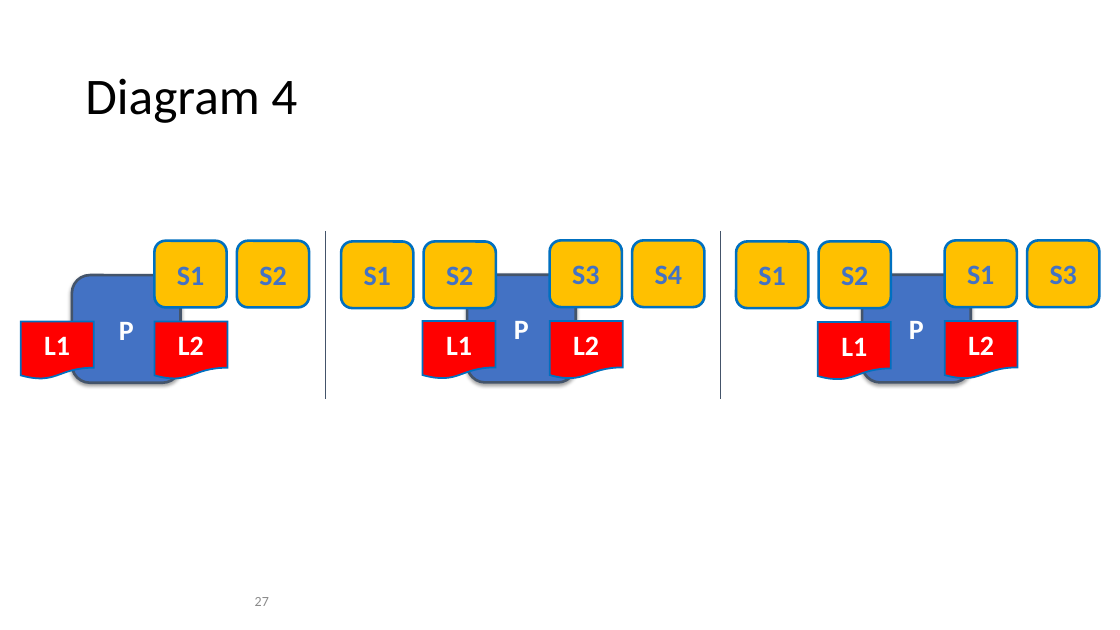
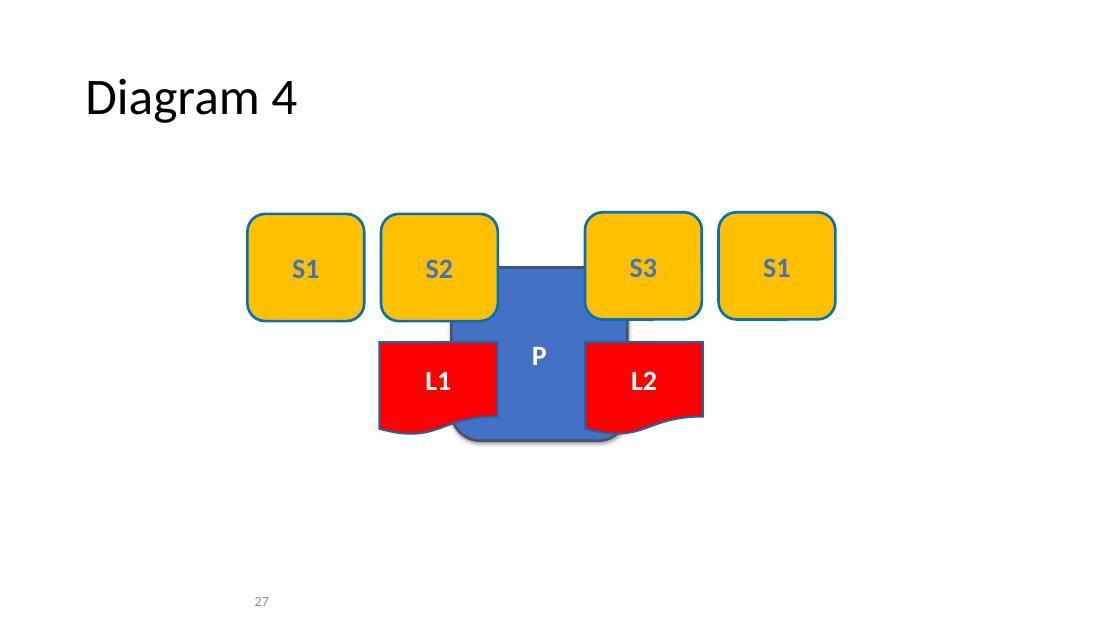
Before and after one commit to FabricTOC/FabricTOC, a slide deck: slide 27 of docs/OtherSourceMaterial/Diagrams.pptx. Drawn at 1120x630 pixels with LibreOffice and Linux fonts; fonts in the diff are those of the drawing. Boxes give left, top, right and bottom in pixels: in the first picture for what was removed or moved away, otherwise in the second. Text is boxed around its words. In the diff, an @@ line names an element or a change of style, - is before the commit and + after.

```diff
--- a/docs/OtherSourceMaterial/Diagrams.pptx
+++ b/docs/OtherSourceMaterial/Diagrams.pptx
@@ rounded rectangle "S1": place and size @@
-rounded rectangle "S1" at bbox=[341, 241, 413, 308]
+rounded rectangle "S1" at bbox=[248, 214, 365, 322]
@@ rounded rectangle "S2": place and size @@
-rounded rectangle "S2" at bbox=[423, 241, 496, 308]
+rounded rectangle "S2" at bbox=[381, 214, 498, 322]
@@ rounded rectangle "S3": place and size @@
-rounded rectangle "S3" at bbox=[549, 240, 622, 307]
+rounded rectangle "S3" at bbox=[585, 213, 702, 320]
@@ rounded rectangle "S1": place and size @@
-rounded rectangle "S1" at bbox=[736, 241, 808, 308]
+rounded rectangle "S1" at bbox=[718, 213, 835, 320]
@@ rounded rectangle "P": place and size @@
-rounded rectangle "P" at bbox=[467, 275, 576, 382]
+rounded rectangle "P" at bbox=[451, 268, 627, 441]
@@ group removed at bbox=[21, 231, 1100, 398]: 8 rounded rectangles, 4 flow chart documents, 2 lines @@
-S4
-P
-L2
-S1
-S3
-S2
-L1
-P
-L2
-S1
-S2
-L1
@@ flow chart document "L1": place and size @@
-flow chart document "L1" at bbox=[423, 321, 496, 379]
+flow chart document "L1" at bbox=[380, 342, 498, 435]
@@ flow chart document "L2": place and size @@
-flow chart document "L2" at bbox=[549, 321, 623, 379]
+flow chart document "L2" at bbox=[585, 342, 703, 435]
```
Also in this commit, not shown: 5 other slides changed, 3 other files.
